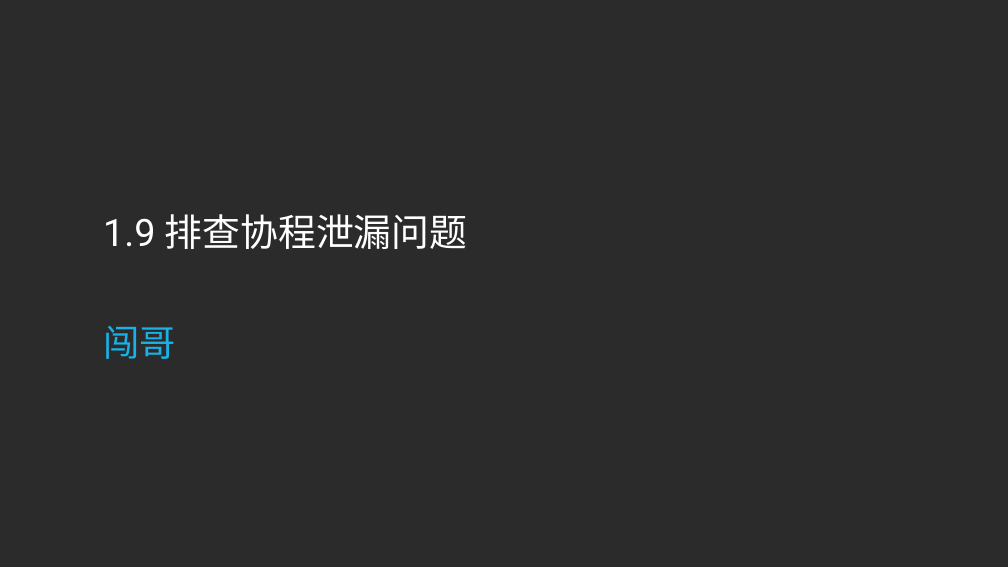
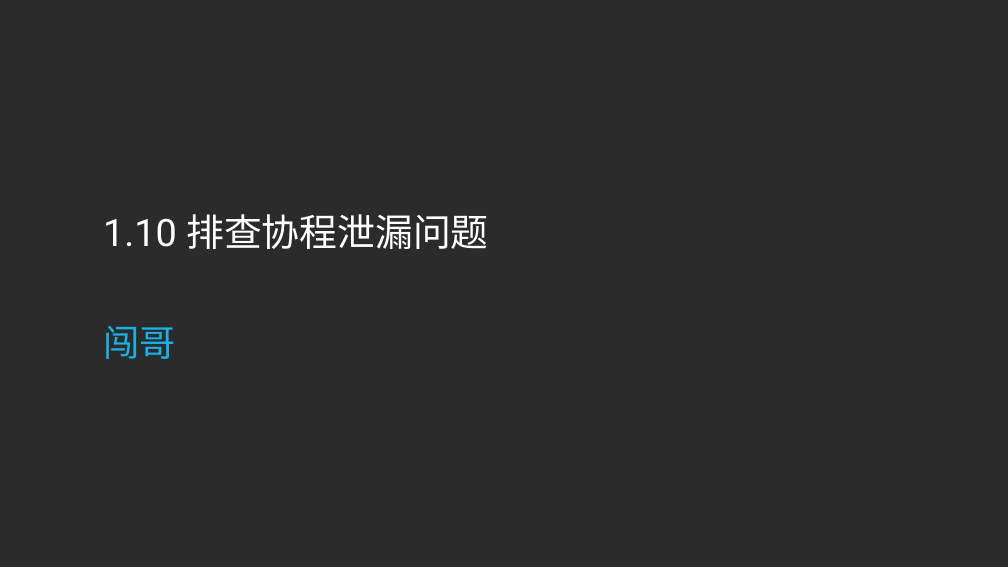
Before and after one commit to sqc157400661/Snail, a slide deck: slide 47 of Go专题系列/性能分析和优化专题/性能分析和优化专题.pptx (slide 29 before the commit). Drawn at 1008x567 pixels with LibreOffice and Linux fonts; fonts in the diff are those of the drawing; background and template pictures are left out; a plain dark background stands for a picture behind light text. Boxes give left, top, right and bottom in pixels: in the first picture for what was removed or moved away, otherwise in the second. Text is boxed around its words. In the diff, an @@ line names an element or a change of style, - is before the commit and + after.

```diff
--- a/Go专题系列/性能分析和优化专题/性能分析和优化专题.pptx
+++ b/Go专题系列/性能分析和优化专题/性能分析和优化专题.pptx
@@ text at bbox=[103, 214, 488, 249]: text changed @@
-1.9 排查协程泄漏问题
+1.10 排查协程泄漏问题
```
Also in this commit, not shown: 8 other slides changed, 18 slides added, 13 other files.
